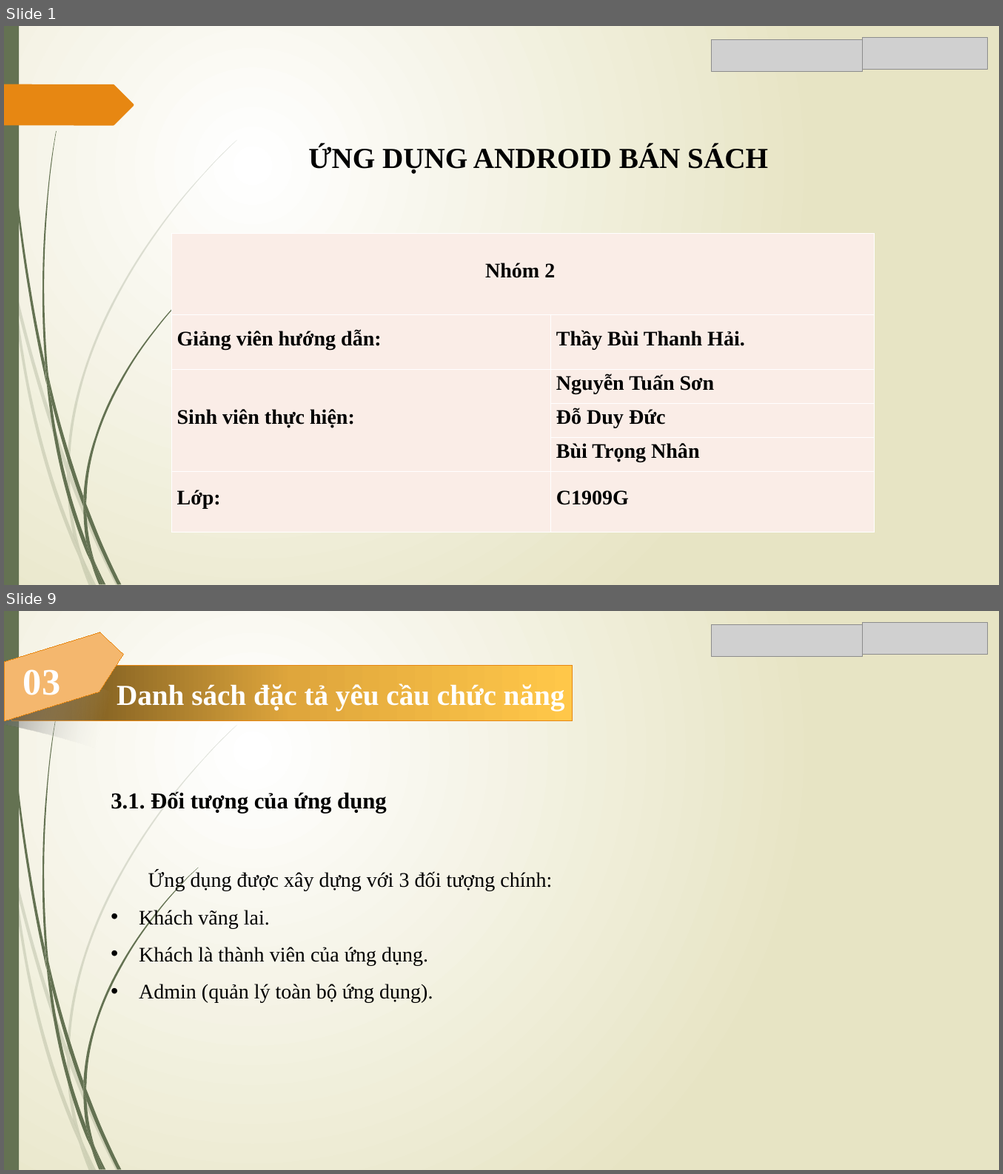
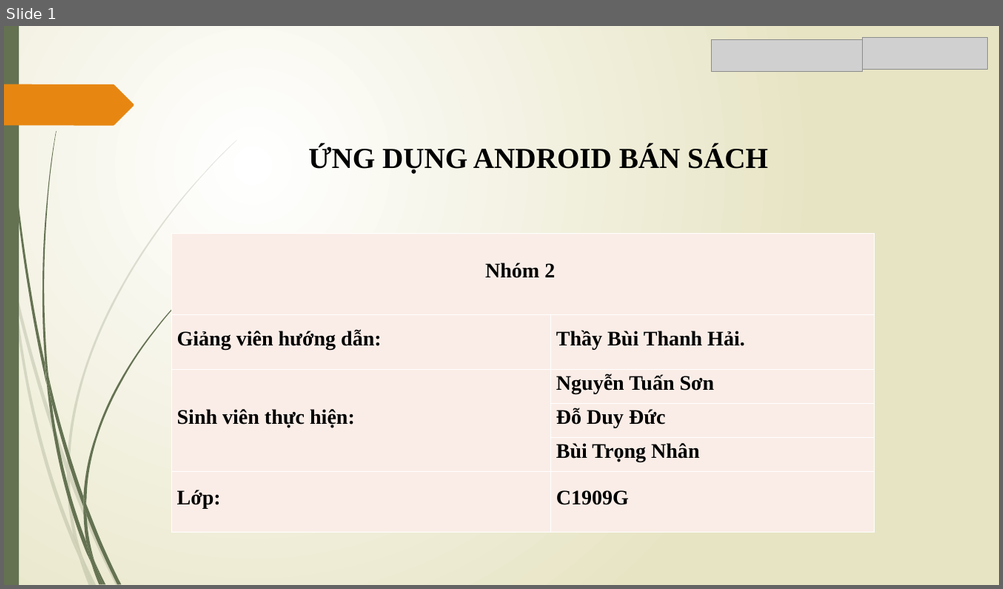
Before and after one commit to Trong-Nhan/Do_An_Ky_Cuoi, a slide deck: Slide Đồ Án.pptx. Shown one above the other, each under a label of ours: slides 1 and 9 before the commit, slide 1 after it; the slides between them are not shown. The pictures are 1003x1174 and 1003x589 pixels, drawn with LibreOffice and Linux fonts; fonts in the diff are those of the drawing; grey boxes stand for pictures. Boxes give left, top, right and bottom in pixels: in the first picture for what was removed or moved away, otherwise in the second. Text is boxed around its words. In the diff, an @@ line names an element or a change of style, - is before the commit and + after.

Commit message:
commit
chỉnh sửa lại slide lại cho ngắn gọn, đủ nói trong 10 phút trình bày, chỉnh sửa lại các sơ đồ trong slide cho chính xác

```diff
--- a/Slide Đồ Án.pptx
+++ b/Slide Đồ Án.pptx
@@ slide 9 removed at [4,611,999,1170], background gradient #FFFFFF to #E8E6C4; not listed: 24 template elements that a slide beside it also shows @@
@@ freeform shape removed at [4,632,123,721] @@
@@ picture removed at [711,624,862,657] @@
@@ picture removed at [862,623,988,655] @@
@@ freeform shape removed at [4,671,179,777] @@
@@ rectangle removed at [12,666,572,721] @@
-Danh sách đặc tả yêu cầu chức năng
@@ text removed at [23,669,60,695] @@
-03
@@ text removed at [111,792,552,1003] @@
-3.1. Đối tượng của ứng dụng
-Ứng dụng được xây dựng với 3 đối tượng chính:
-• Khách vãng lai.
-• Khách là thành viên của ứng dụng.
-• Admin (quản lý toàn bộ ứng dụng).
```
Also in this commit, not shown: 48 other slides removed, 2 other files.
